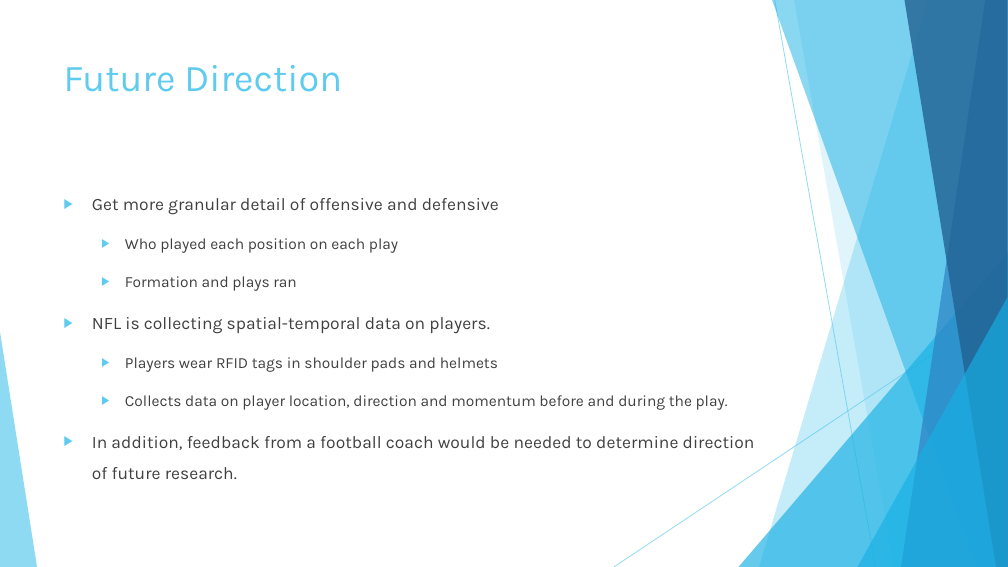
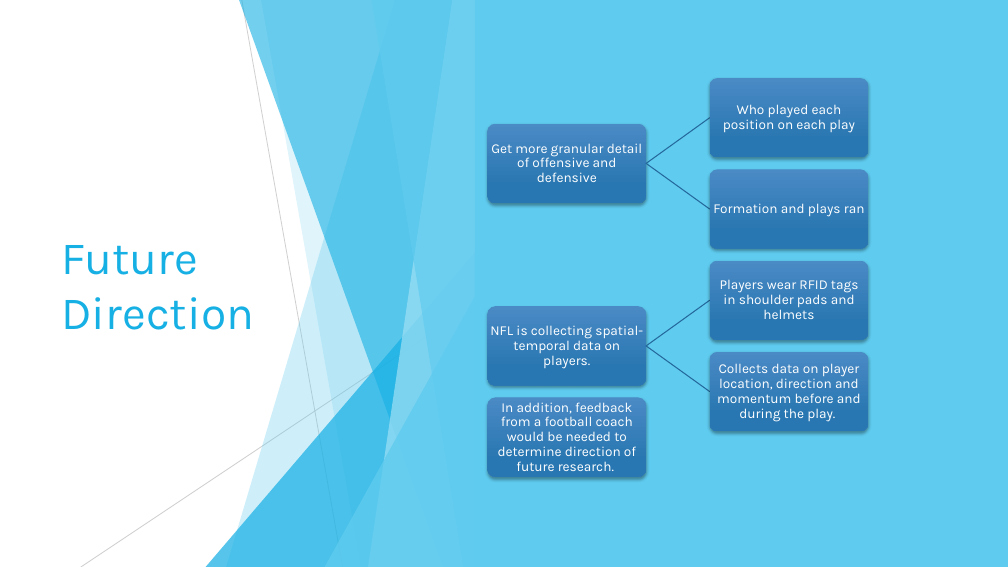
Before and after one commit to bowes-chris/footballplaycaller, a slide deck: slide 21 of Coaching Aid Presentation.pptx (slide 27 before the commit). Drawn at 1008x567 pixels with LibreOffice and Linux fonts; fonts in the diff are those of the drawing. Boxes give left, top, right and bottom in pixels: in the first picture for what was removed or moved away, otherwise in the second. Text is boxed around its words. In the diff, an @@ line names an element or a change of style, - is before the commit and + after.

```diff
--- a/Coaching Aid Presentation.pptx
+++ b/Coaching Aid Presentation.pptx
@@ rectangle added at (0,0,1008,567), fill #FFFFFF @@
@@ rectangle added at (475,0,1008,567), fill #5FCBEF @@
@@ title "Future Direction": place and size @@
-title "Future Direction" at (64,65,342,92)
+title "Future Direction" at (61,245,254,330)
@@ title "Future Direction" at (61,245,254,330): size 36 to 44 pt, text colour #5FCBEF to #17B0E4; vertical alignment top to middle @@
@@ text removed at (92,198,755,479) @@
-▶ Get more granular detail of offensive and defensive
-  ▶ Who played each position on each play
-  ▶ Formation and plays ran
-▶ NFL is collecting spatial-temporal data on players.
-  ▶ Players wear RFID tags in shoulder pads and helmets
-  ▶ Collects data on player location, direction and momentum before and during the play.
-▶ In addition, feedback from a football coach would be needed to determine direction of future research.
@@ group added at (81,0,475,567): 5 freeform shapes, 2 lines, 2 triangles @@
@@ group added at (488,78,869,477): 7 rounded rectangles, 7 texts, 4 freeform shapes @@
+Get more granular detail of offensive and defensive
+Who played each position on each play
+Formation and plays ran
+NFL is collecting spatial-temporal data on players.
+Players wear RFID tags in shoulder pads and helmets
+Collects data on player location, direction and momentum before and during the play.
+In addition, feedback from a football coach would be needed to determine direction of future research.
```
Also in this commit, not shown: 16 other slides changed, 1 slide added, 7 slides removed.
